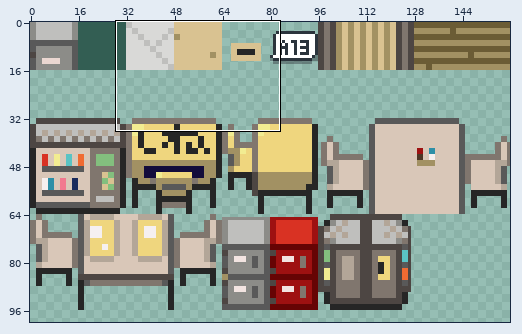
Two states of a sprite sheet, assets/tilesets/level6_tileset.png. Above: a wide view before the commit, with the close-up outlined.
Close-up. Earlier state:
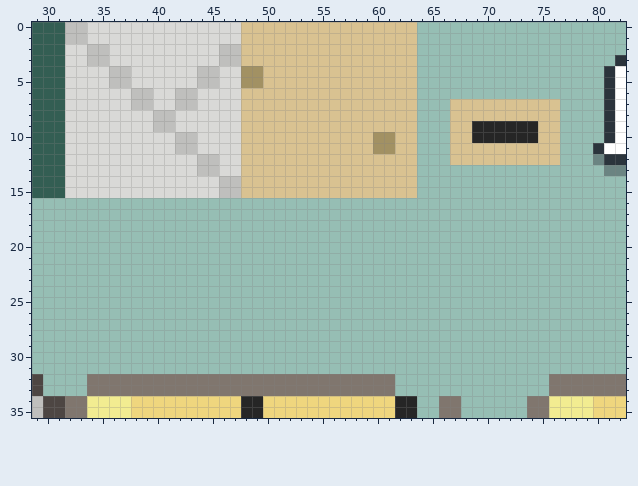
The file is 160x320 pixels. Shown: x 29..82, y 0..35. The wide view leaves out empty margins.
And afterwards:
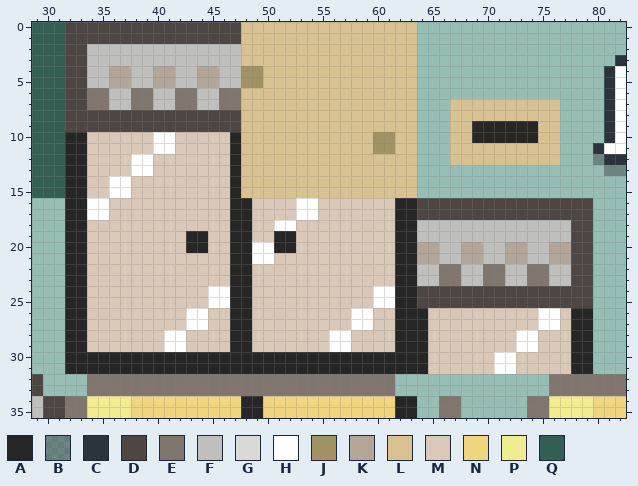
Palette (. is transparent): A #262626  B #2a2b3565  C #2b343c  D #4d4643  E #80766e  F #bfbfbd  G #d9d9d7  H #ffffff  J #a29163  K #b3a698  L #d9c291  M #d9c7b8  N #efd67e  P #f2ec91  Q #335e53
The edit:
Changed rows in their new state; - is an unchanged pixel.
first column x 32:
 0 DDDDDDDDDDDDDDDD--------------------------------
 1 DDDDDDDDDDDDDDDD--------------------------------
 2 DD--FFFFFFFFFF----------------------------------
 3 DD--FFFFFFFFFF----------------------------------
 4 DDFFKKFFKKFFKKFF--------------------------------
 5 DDFFKKFFKKFFKKFF--------------------------------
 6 DDEEFFEEFFEEFFEE--------------------------------
 7 DDEEFFEEFFEEFFEE--------------------------------
 8 DDDDDDDDDDDDDDDD--------------------------------
 9 DDDDDDDDDDDDDDDD--------------------------------
10 AAMMMMMMHHMMMMMA--------------------------------
11 AAMMMMMMHHMMMMMA--------------------------------
12 AAMMMMHHMMMMMMMA--------------------------------
13 AAMMMMHHMMMMMMMA--------------------------------
14 AAMMHHMMMMMMMMMA--------------------------------
15 AAMMHHMMMMMMMMMA--------------------------------
16 AAHHMMMMMMMMMMMAAMMMMHHMMMMMMMAADDDDDDDDDDDDDDDD
17 AAHHMMMMMMMMMMMAAMMMMHHMMMMMMMAADDDDDDDDDDDDDDDD
18 AAMMMMMMMMMMMMMAAMMHHMMMMMMMMMAAFFFFFFFFFFFFFFDD
19 AAMMMMMMMMMAAMMAAMMAAMMMMMMMMMAAFFFFFFFFFFFFFFDD
20 AAMMMMMMMMMAAMMAAHHAAMMMMMMMMMAAKKFFKKFFKKFFKKDD
21 AAMMMMMMMMMMMMMAAHHMMMMMMMMMMMAAKKFFKKFFKKFFKKDD
22 AAMMMMMMMMMMMMMAAMMMMMMMMMMMMMAAFFEEFFEEFFEEFFDD
23 AAMMMMMMMMMMMMMAAMMMMMMMMMMMMMAAFFEEFFEEFFEEFFDD
24 AAMMMMMMMMMMMHHAAMMMMMMMMMMMHHAADDDDDDDDDDDDDDDD
25 AAMMMMMMMMMMMHHAAMMMMMMMMMMMHHAADDDDDDDDDDDDDDDD
26 AAMMMMMMMMMHHMMAAMMMMMMMMMHHMMAAAMMMMMMMMMMHHMAA
27 AAMMMMMMMMMHHMMAAMMMMMMMMMHHMMAAAMMMMMMMMMMHHMAA
28 AAMMMMMMMHHMMMMAAMMMMMMMHHMMMMAAAMMMMMMMMHHMMMAA
29 AAMMMMMMMHHMMMMAAMMMMMMMHHMMMMAAAMMMMMMMMHHMMMAA
30 AAAAAAAAAAAAAAAAAAAAAAAAAAAAAAAAAMMMMMMHHMMMMMAA
31 AAAAAAAAAAAAAAAAAAAAAAAAAAAAAAAAAMMMMMMHHMMMMMAA
Pixel boxes of the changes (left, top, right, bottom) in both close-ups:
changed: (65, 22, 593, 374)
